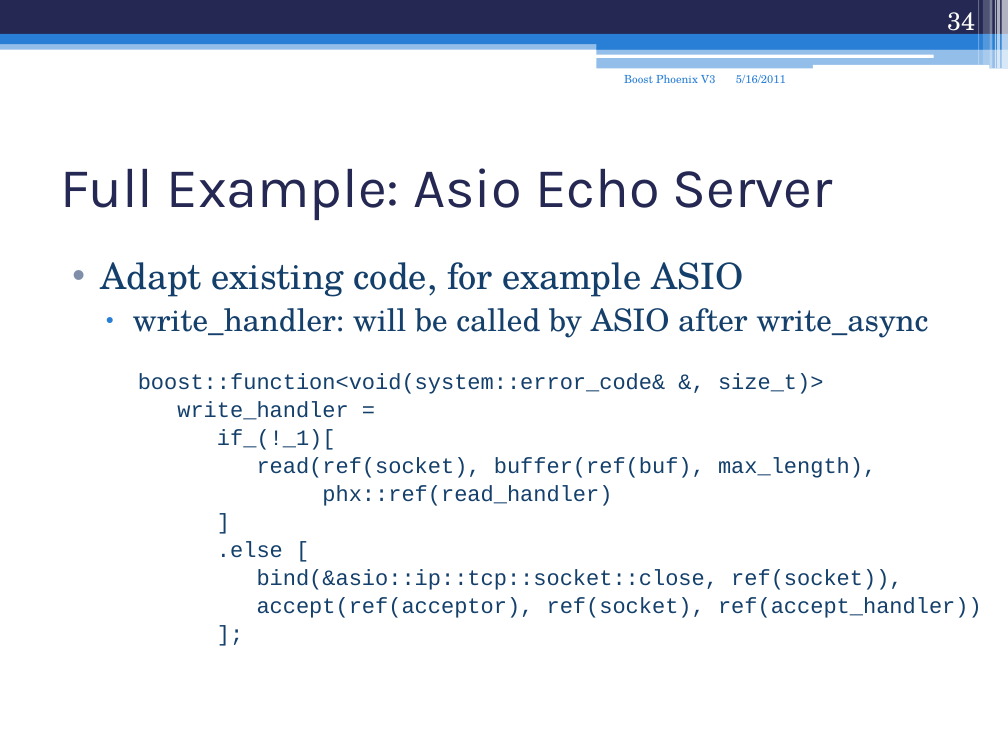
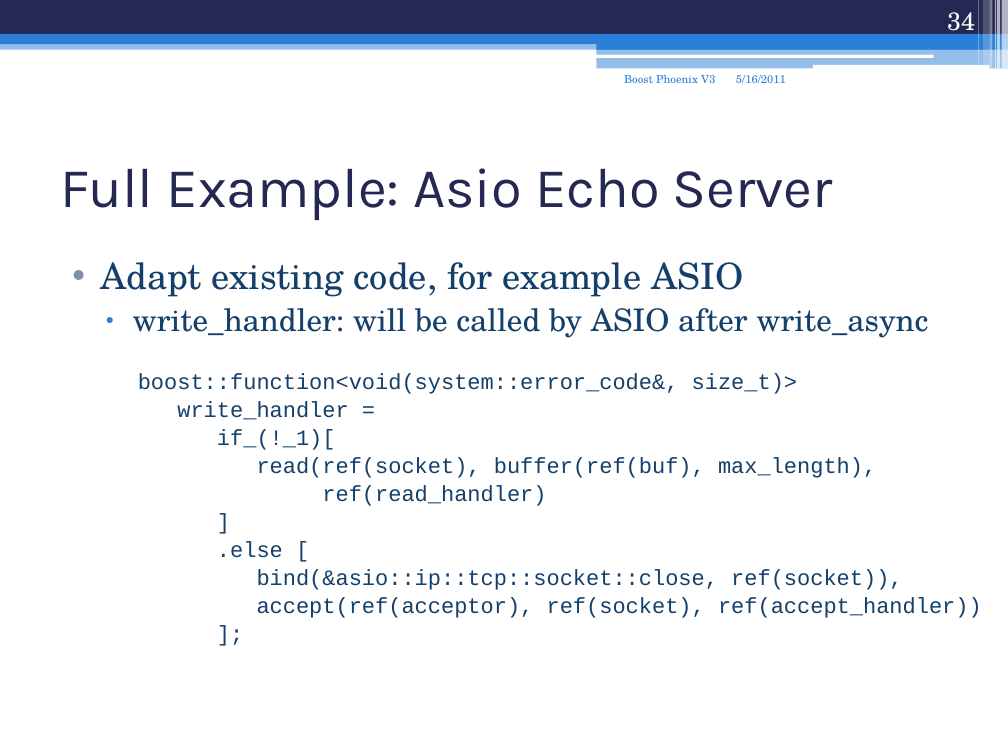
Before and after one commit to boostcon/2011_presentations, a slide deck: slide 34 of mon/phoenix_v3.ppt. Drawn at 1008x756 pixels with LibreOffice and Linux fonts; fonts in the diff are those of the drawing. Boxes give left, top, right and bottom in pixels: in the first picture for what was removed or moved away, otherwise in the second. Text is boxed around its words. In the diff, an @@ line names an element or a change of style, - is before the commit and + after.

```diff
--- a/mon/phoenix_v3.ppt
+++ b/mon/phoenix_v3.ppt
@@ text at (138, 373, 797, 394): text changed @@
-    boost::function<void(system::error_code& &, size_t)>
+    boost::function<void(system::error_code&, size_t)>
@@ text at (322, 485, 546, 506): text changed @@
-    phx::ref(read_handler)
+    ref(read_handler)
```
Also in this commit, not shown: 9 other slides changed, 1 other file.
